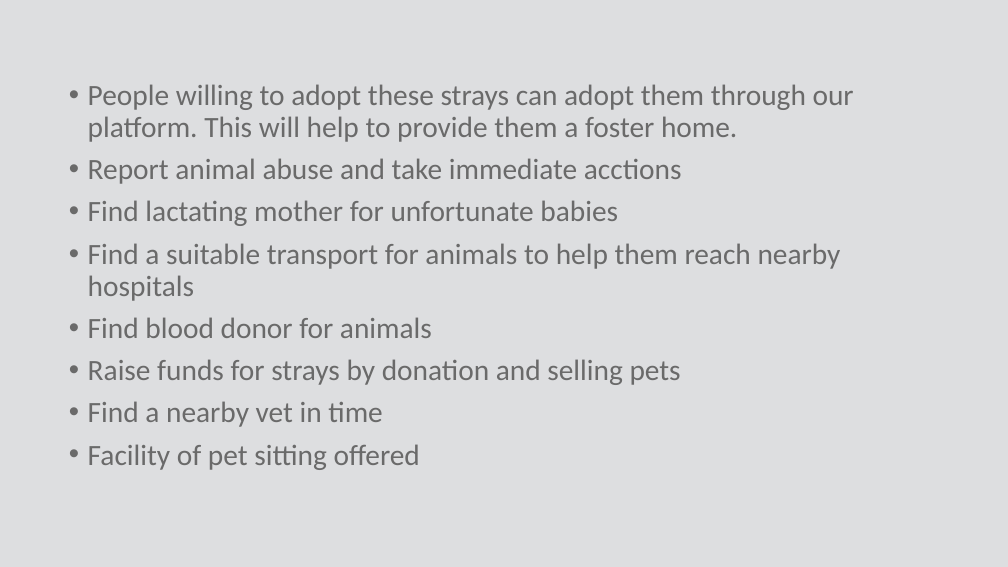
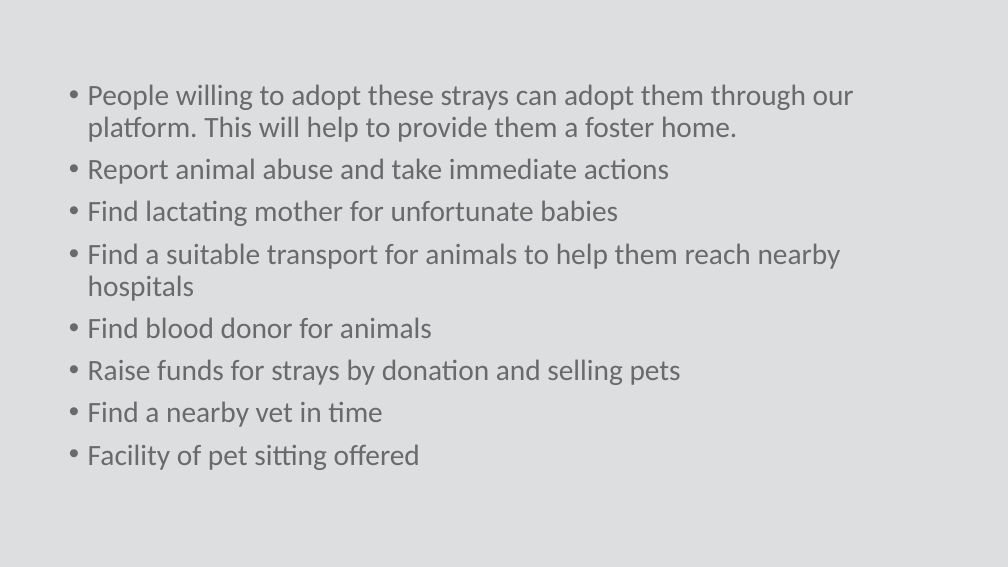
Before and after one commit to Bhgt/CodeCrafters0, a slide deck: slide 7 of hackathon.pptx. Drawn at 1008x567 pixels with LibreOffice and Linux fonts; fonts in the diff are those of the drawing; background and template pictures are left out. Boxes give left, top, right and bottom in pixels: in the first picture for what was removed or moved away, otherwise in the second. Text is boxed around its words. In the diff, an @@ line names an element or a change of style, - is before the commit and + after.

```diff
--- a/hackathon.pptx
+++ b/hackathon.pptx
@@ text at <box>88,158,669,184</box>: text changed @@
-• Report animal abuse and take immediate acctions
+• Report animal abuse and take immediate actions
```
